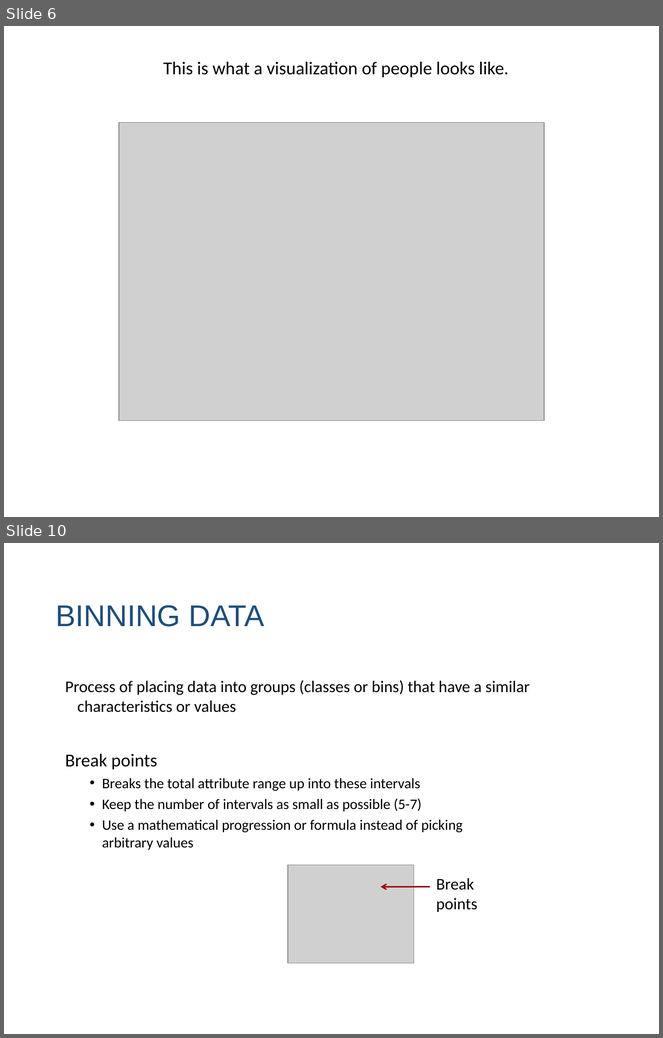
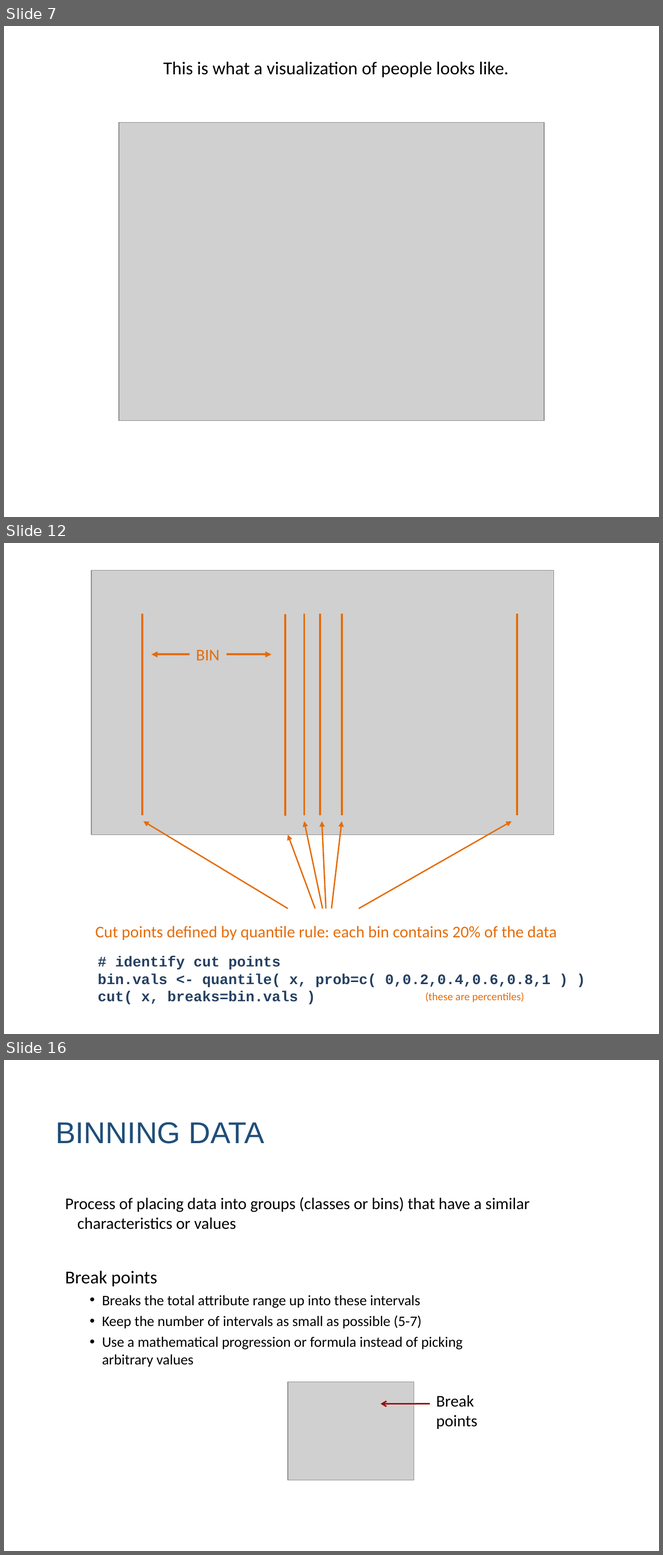
Before and after one commit to DS4PS/cpp-529-fall-2020, a slide deck: lectures/p-05-visual-narrative.pptx. Shown one above the other, each under a label of ours: slides 6 and 10 before the commit, slides 7, 12 and 16 after it; the slides between them are not shown. The pictures are 663x1038 and 663x1555 pixels, drawn with LibreOffice and Linux fonts; fonts in the diff are those of the drawing; grey boxes stand for pictures. Boxes give left, top, right and bottom in pixels: in the first picture for what was removed or moved away, otherwise in the second. Text is boxed around its words. In the diff, an @@ line names an element or a change of style, - is before the commit and + after.

```diff
--- a/lectures/p-05-visual-narrative.pptx
+++ b/lectures/p-05-visual-narrative.pptx
@@ slide 12 added at [4,543,659,1034], background #FFFFFF @@
@@ picture added at [91,571,554,835] @@
@@ line added from (142, 614) to (142, 815), #E46C0A 2.25 pt @@
@@ line added from (285, 614) to (285, 816), #E46C0A 2.25 pt @@
@@ line added from (304, 614) to (304, 815), #E46C0A 2.25 pt @@
@@ line added from (321, 614) to (321, 815), #E46C0A 2.25 pt @@
@@ line added from (342, 614) to (342, 815), #E46C0A 2.25 pt @@
@@ line added from (517, 614) to (517, 815), #E46C0A 2.25 pt @@
@@ text added at [196,650,219,661], 18 pt, text #E46C0A @@
+BIN
@@ arrow added from (190, 654) to (152, 654), #E46C0A 2.25 pt @@
@@ arrow added from (227, 654) to (271, 654), #E46C0A 2.25 pt @@
@@ arrow added from (288, 909) to (143, 822), #E46C0A 1.5 pt @@
@@ arrow added from (322, 909) to (304, 822), #E46C0A 1.5 pt @@
@@ arrow added from (326, 909) to (322, 822), #E46C0A 1.5 pt @@
@@ arrow added from (332, 909) to (342, 822), #E46C0A 1.5 pt @@
@@ arrow added from (359, 909) to (512, 822), #E46C0A 1.5 pt @@
@@ arrow added from (315, 909) to (288, 835), #E46C0A 1.5 pt @@
@@ text added at [96,926,557,940], 18 pt, text #E46C0A @@
+Cut points defined by quantile rule: each bin contains 20% of the data
@@ text added at [98,956,551,1005], 16 pt, text #254061, bold @@
+# identify cut points
+bin.vals <- quantile( x, prob=c( 0,0.2,0.4,0.6,0.8,1 ) )
+cut( x, breaks=bin.vals )
@@ text added at [425,993,525,1003], 12 pt, text #E46C0A @@
+(these are percentiles)
@@ what was slide 6 is now slide 7 @@
@@ what was slide 10 is now slide 16 @@
```
Also in this commit, not shown: 3 slides changed, 12 other slides added, 2 slides removed, 1 other file.
